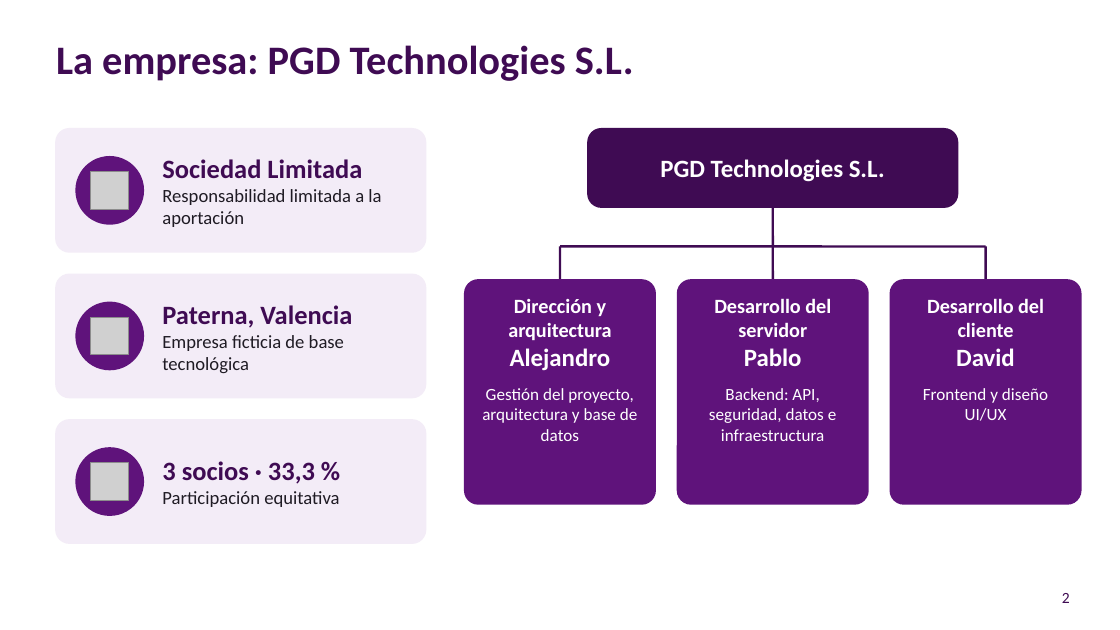
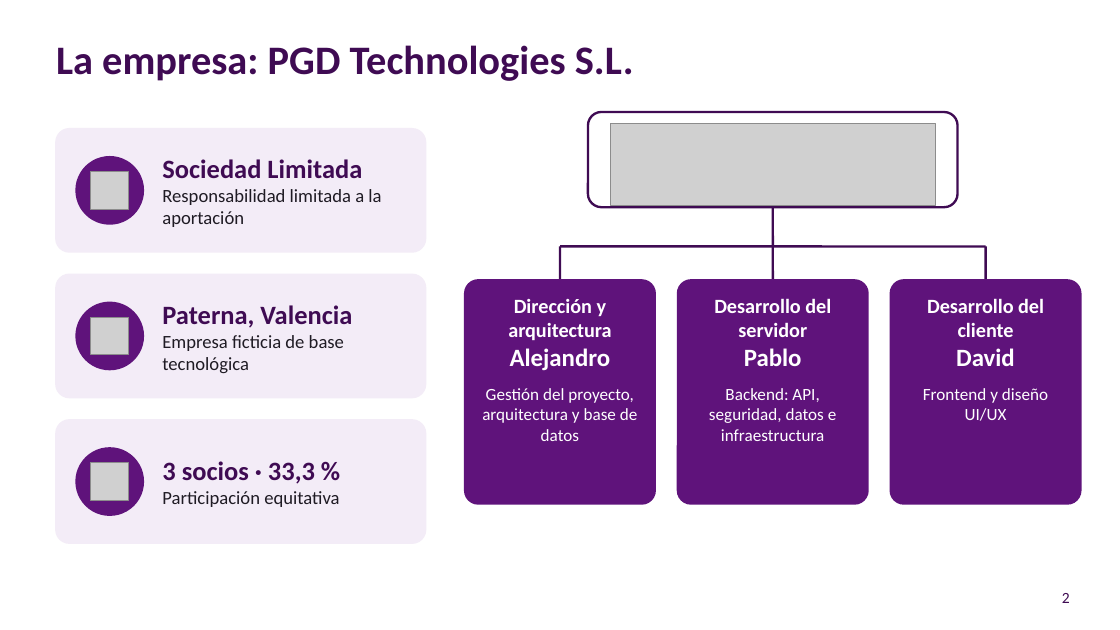
Before and after one commit to pablopedron/SABITECH, a slide deck: slide 2 of documents/Presentacion/07_2_DAW_Intermodular_1Evaluacion_SABITECH_WEB_Presentacion.pptx. Drawn at 1120x630 pixels with LibreOffice and Linux fonts; fonts in the diff are those of the drawing; grey boxes stand for pictures; background and template pictures are left out. Boxes give left, top, right and bottom in pixels: in the first picture for what was removed or moved away, otherwise in the second. Text is boxed around its words. In the diff, an @@ line names an element or a change of style, - is before the commit and + after.

Commit message:
Logo de PGD Technologies en el README y en la presentación

```diff
--- a/documents/Presentacion/07_2_DAW_Intermodular_1Evaluacion_SABITECH_WEB_Presentacion.pptx
+++ b/documents/Presentacion/07_2_DAW_Intermodular_1Evaluacion_SABITECH_WEB_Presentacion.pptx
@@ rounded rectangle: place and size @@
-rounded rectangle at box(588, 129, 958, 207)
+rounded rectangle at box(588, 112, 958, 207)
@@ rounded rectangle at box(588, 112, 958, 207): fill #3F0B53 to #FFFFFF; outline #3F0B53 1 pt to #3F0B53 1.5 pt; proportions changed @@
@@ picture added at box(610, 123, 935, 206) @@
@@ text removed at box(660, 159, 885, 182) @@
-PGD Technologies S.L.
```
Also in this commit, not shown: 1 other slide changed, 4 other files.
